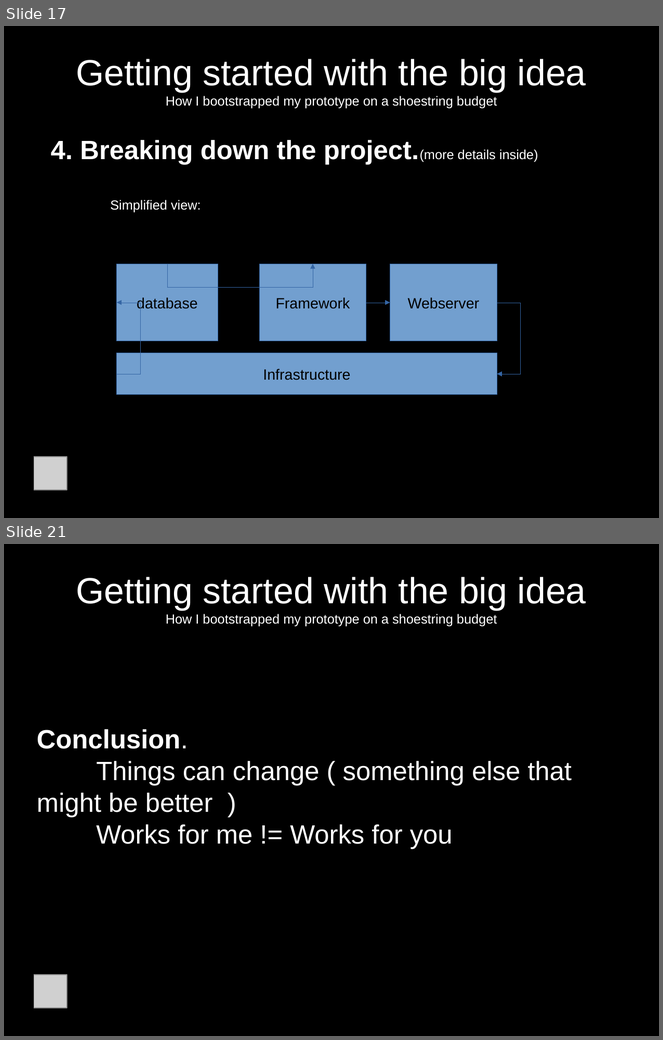
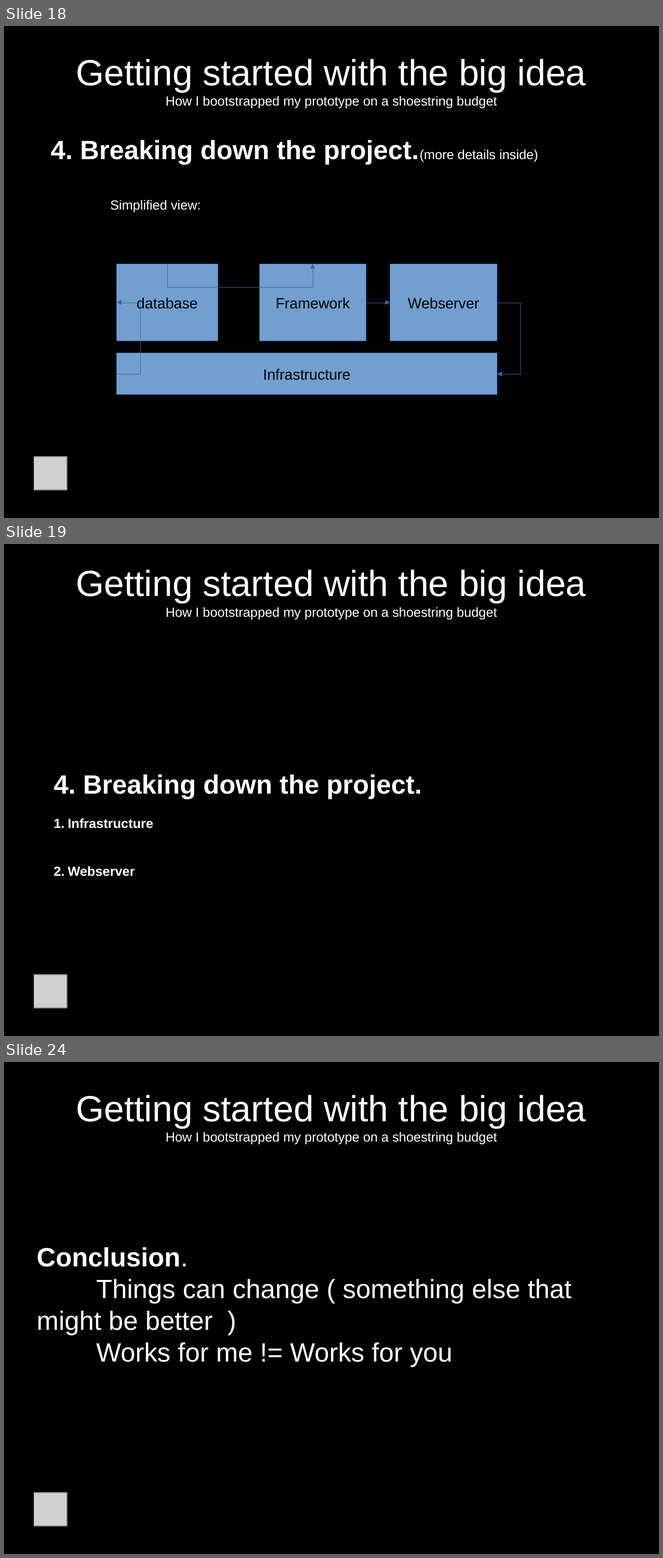
Before and after one commit to jcda/django-mvp-install-script, a slide deck: MVP-presentation-BD-Meetup.odp. Shown one above the other, each under a label of ours: slides 17 and 21 before the commit, slides 18, 19 and 24 after it; the slides between them are not shown. The pictures are 663x1040 and 663x1558 pixels, drawn with LibreOffice and Linux fonts; fonts in the diff are those of the drawing; grey boxes stand for pictures. Boxes give left, top, right and bottom in pixels: in the first picture for what was removed or moved away, otherwise in the second. Text is boxed around its words. In the diff, an @@ line names an element or a change of style, - is before the commit and + after.

```diff
--- a/MVP-presentation-BD-Meetup.odp
+++ b/MVP-presentation-BD-Meetup.odp
@@ slide 19 added at (4, 544, 659, 1036), background #000000 @@
@@ title added at (76, 569, 586, 619), 16 pt, text #FFFFFF @@
+Getting started with the big idea
+How I bootstrapped my prototype on a shoestring budget
@@ subtitle added at (54, 774, 422, 876), 32 pt, text #FFFFFF, bold @@
+4. Breaking down the project.
+  1. Infrastructure
+  2. Webserver
@@ picture added at (34, 975, 67, 1008) @@
@@ what was slide 17 is now slide 18 @@
@@ what was slide 21 is now slide 24 @@
```
Also in this commit, not shown: 13 slides changed, 2 other slides added.
